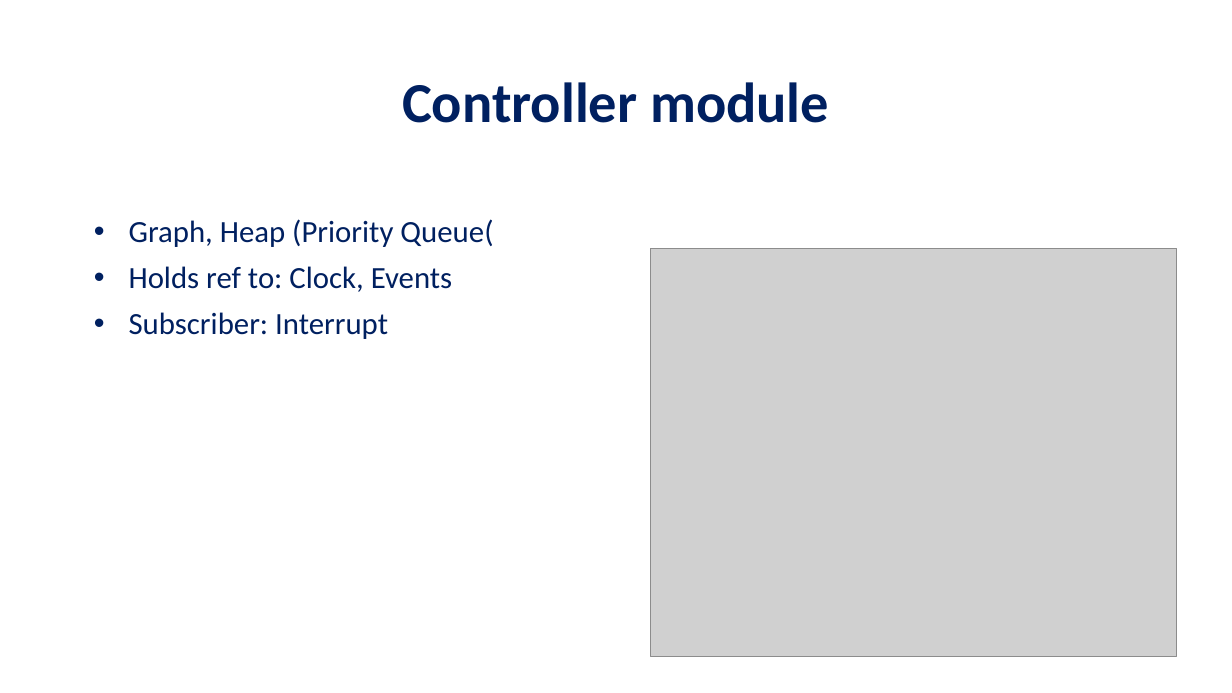
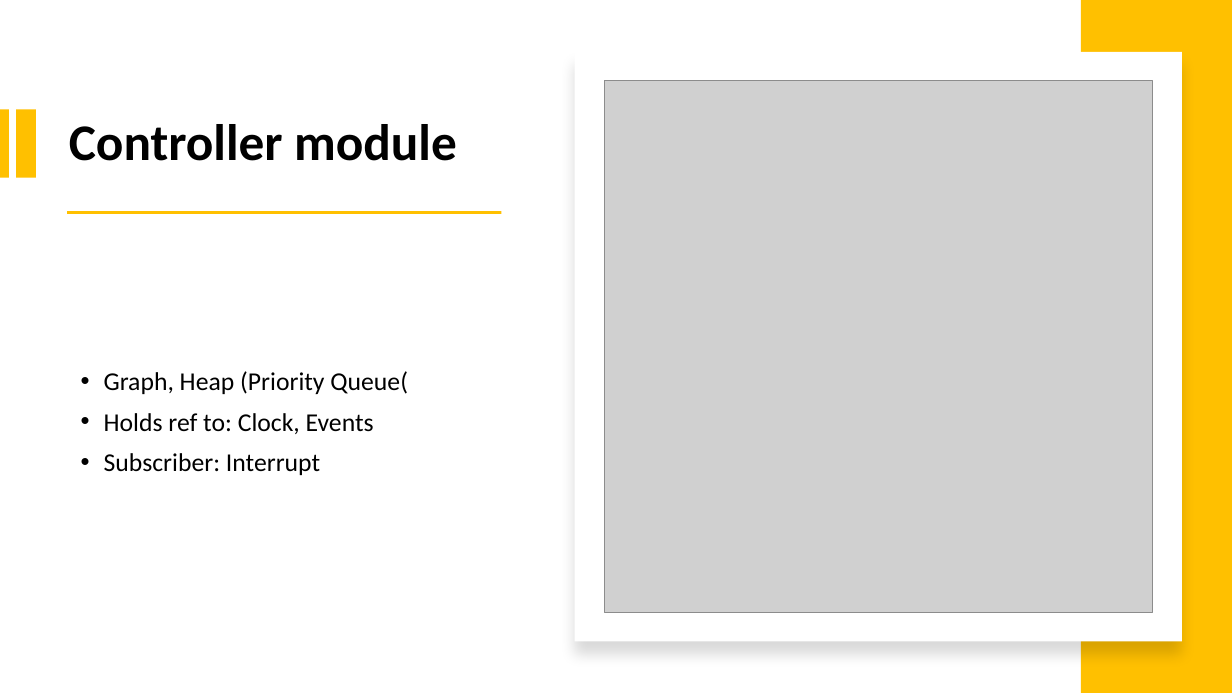
Before and after one commit to Cohen-Yoav/Project-A---Airport-Management, a slide deck: slide 16 of חומר עזר לפרויקט/project_A.pptx (slide 10 before the commit). Drawn at 1232x693 pixels with LibreOffice and Linux fonts; fonts in the diff are those of the drawing; grey boxes stand for pictures; background and template pictures are left out. Boxes give left, top, right and bottom in pixels: in the first picture for what was removed or moved away, otherwise in the second. Text is boxed around its words. In the diff, an @@ line names an element or a change of style, - is before the commit and + after.

```diff
--- a/חומר עזר לפרויקט/project_A.pptx
+++ b/חומר עזר לפרויקט/project_A.pptx
@@ rectangle added at box(1081, 0, 1232, 693), fill #FFC000 @@
@@ rectangle added at box(575, 52, 1182, 641), fill #FFFFFF @@
@@ title "Controller module": place and size @@
-title "Controller module" at box(402, 82, 829, 123)
+title "Controller module" at box(69, 124, 457, 161)
@@ title "Controller module" at box(69, 124, 457, 161): size 44 to 40 pt, text colour #002060 to #000000; alignment centre to left @@
@@ picture: place and size @@
-picture at box(651, 249, 1177, 656)
+picture at box(604, 80, 1153, 612)
@@ rectangle added at box(0, 109, 9, 177), fill #FFC000 @@
@@ rectangle added at box(16, 109, 35, 177), fill #FFC000 @@
@@ text "Graph, Heap (Priority Queue(": place and size @@
-text "Graph, Heap (Priority Queue(" at box(129, 219, 493, 339)
+text "Graph, Heap (Priority Queue(" at box(104, 371, 408, 475)
@@ text "Graph, Heap (Priority Queue(" at box(104, 371, 408, 475): size 24 to 20 pt, text colour #002060 to #000000; indent changed; vertical alignment top to middle @@
@@ rectangle added at box(67, 212, 502, 214), fill #FFC000 @@
```
Also in this commit, not shown: 2 other slides changed, 7 slides added, 1 slide removed.
